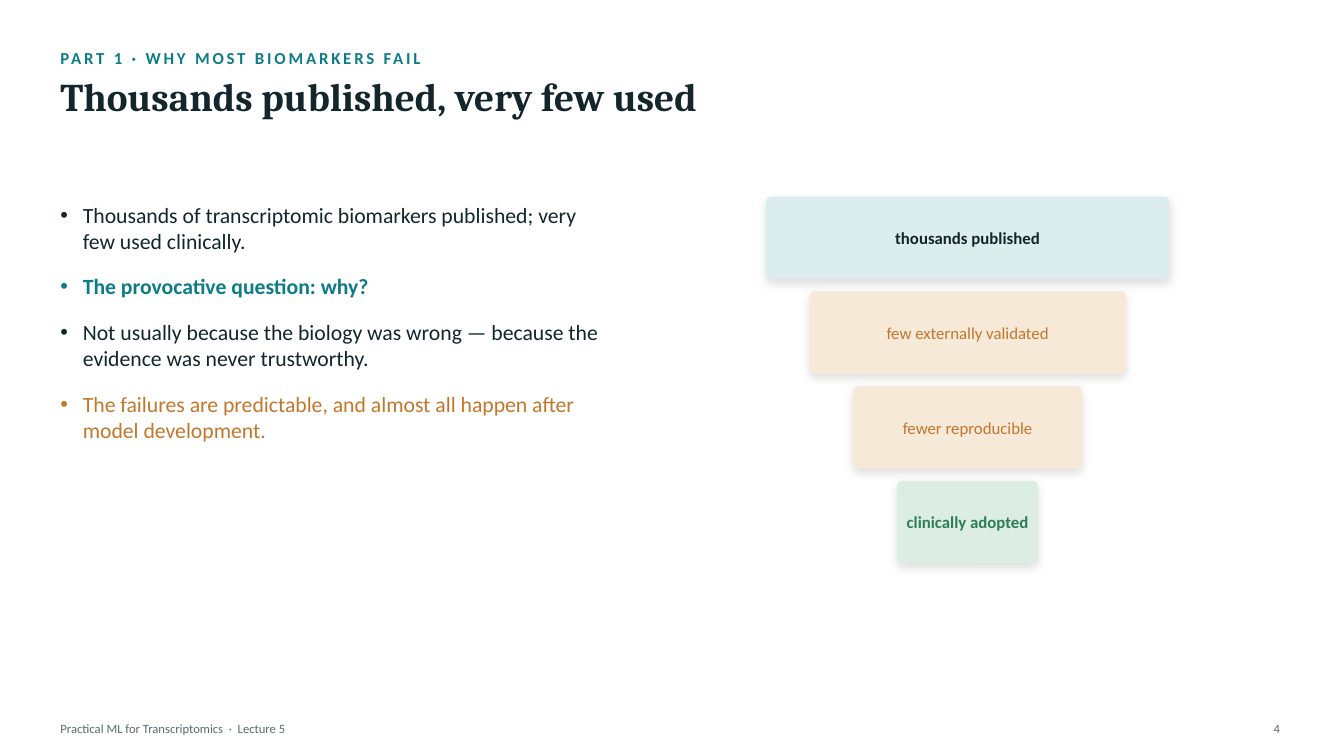
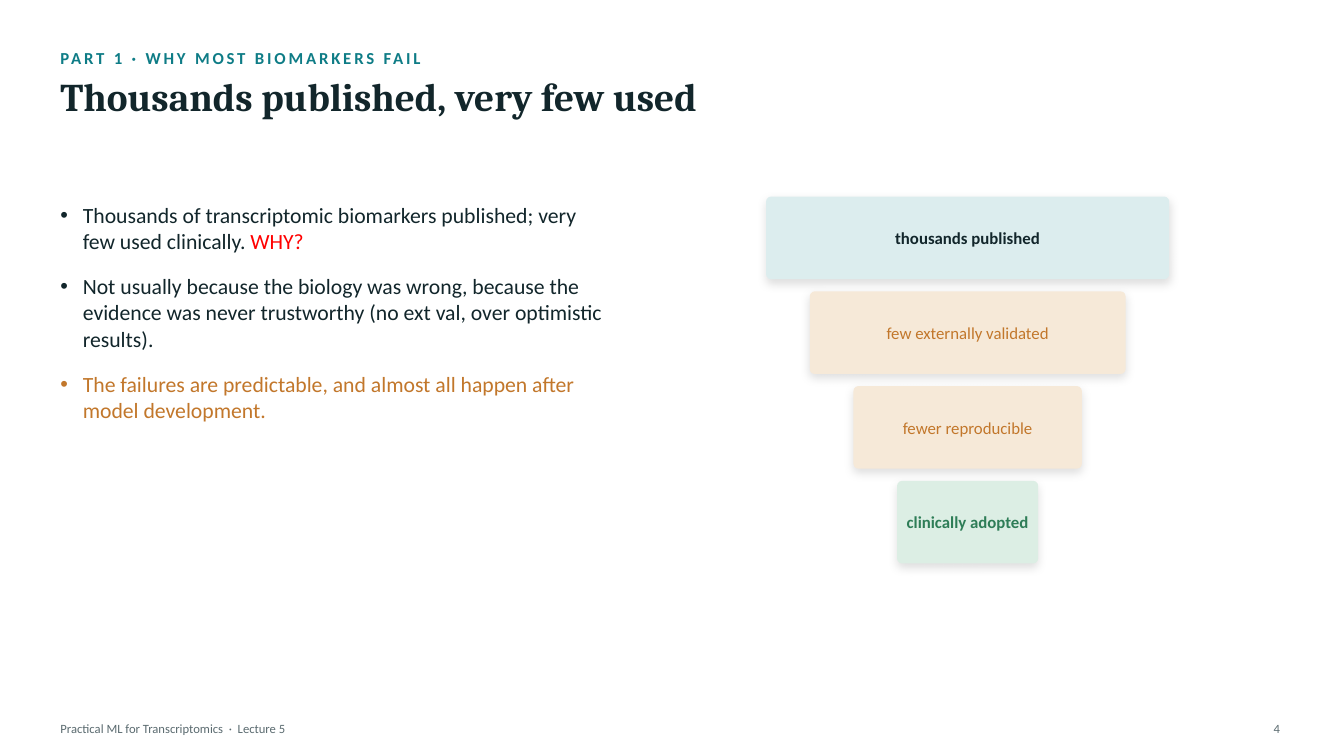
Before and after one commit to zhanyinx/ml26, a slide deck: slide 4 of lessons/lesson05_research_grade_ml/theory/slides/Lecture5 - Research-Grade Machine Learning.pptx. Drawn at 1344x756 pixels with LibreOffice and Linux fonts; fonts in the diff are those of the drawing. Boxes give left, top, right and bottom in pixels: in the first picture for what was removed or moved away, otherwise in the second. Text is boxed around its words. In the diff, an @@ line names an element or a change of style, - is before the commit and + after.

```diff
--- a/lessons/lesson05_research_grade_ml/theory/slides/Lecture5 - Research-Grade Machine Learning.pptx
+++ b/lessons/lesson05_research_grade_ml/theory/slides/Lecture5 - Research-Grade Machine Learning.pptx
@@ text at box(83, 208, 602, 350): text changed @@
-• Thousands of transcriptomic biomarkers published; very few used clinically.
-• The provocative question: why?
-• Not usually because the biology was wrong — because the evidence was never trustworthy.
+• Thousands of transcriptomic biomarkers published; very few used clinically. WHY?
+• Not usually because the biology was wrong, because the evidence was never trustworthy (no ext val, over optimistic results).
```
Also in this commit, not shown: 15 other slides changed, 3 slides removed.
